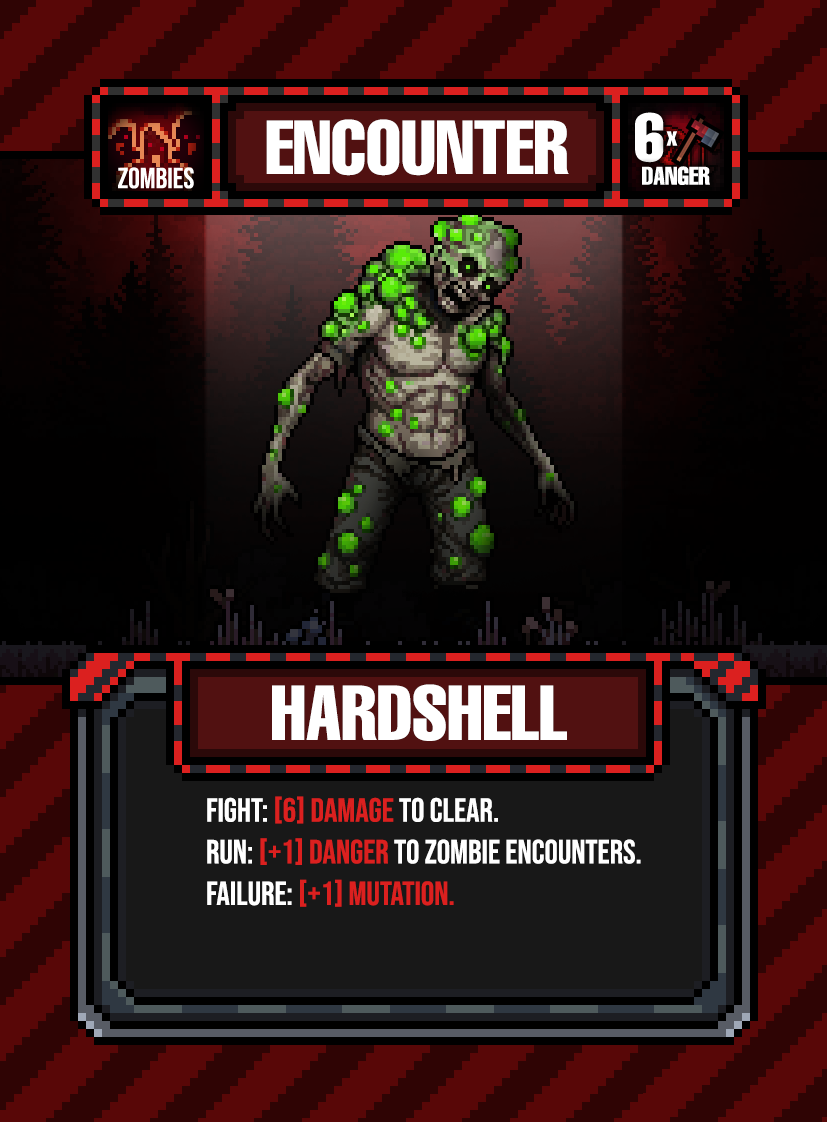
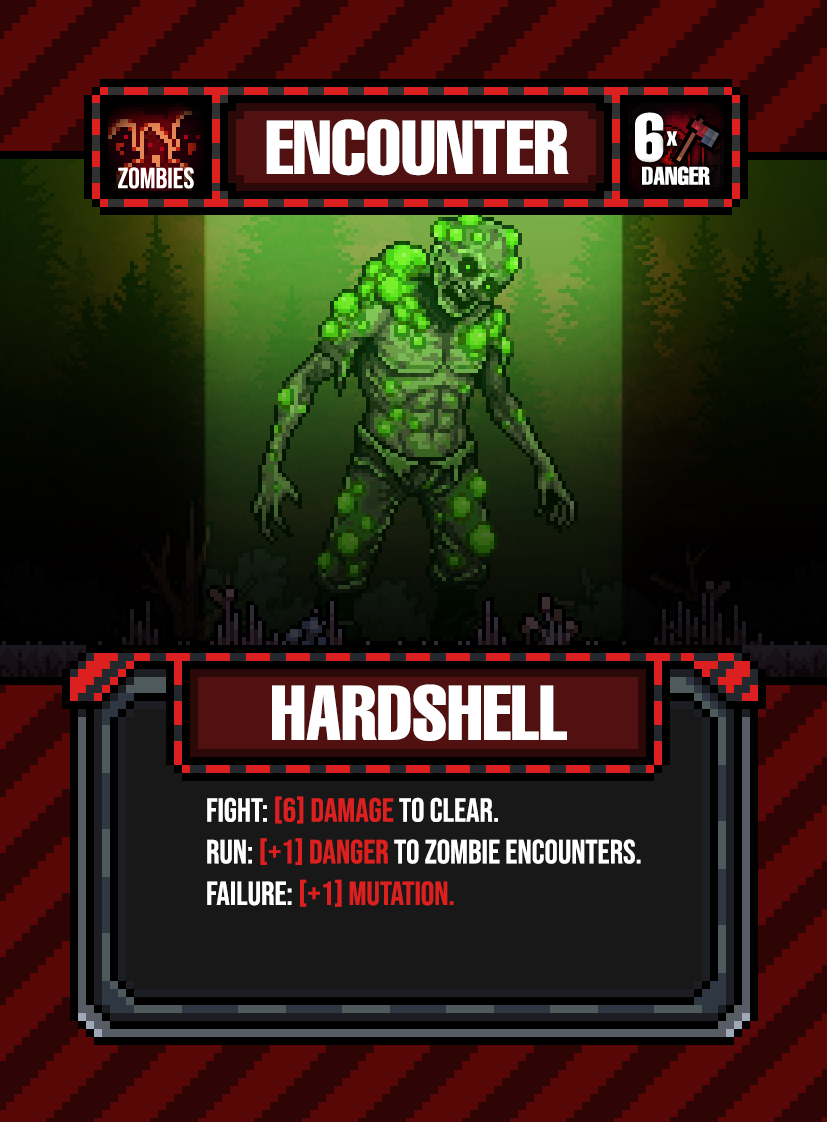
Comparing the layer stacks of the two 827px x 1122px images. Changes:
added layer "Layer 1834" in group "Group 1" over [144, 215, 682, 641]
added layer "Layer 1833" in group "Group 1" over [250, 215, 578, 641]